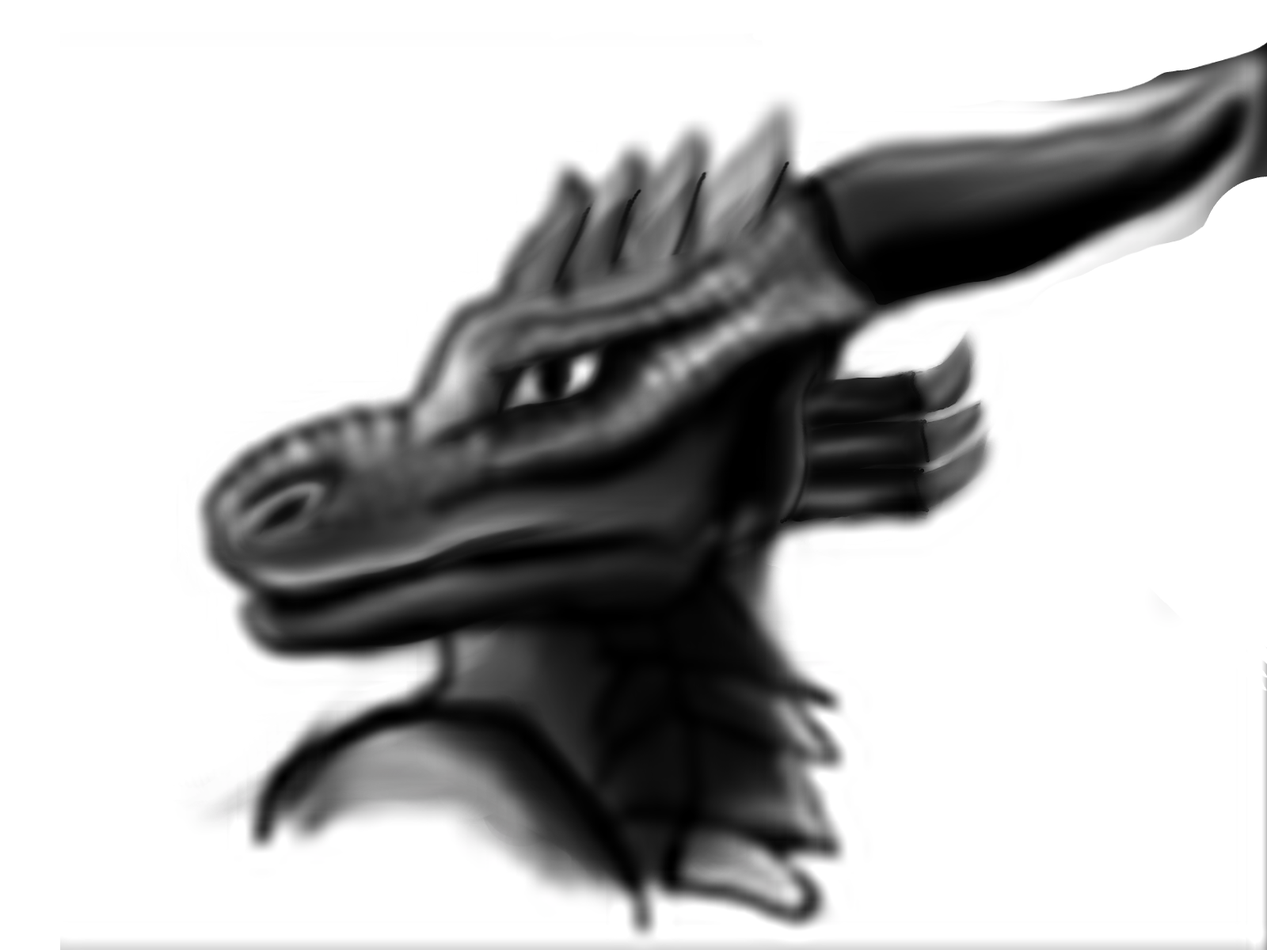
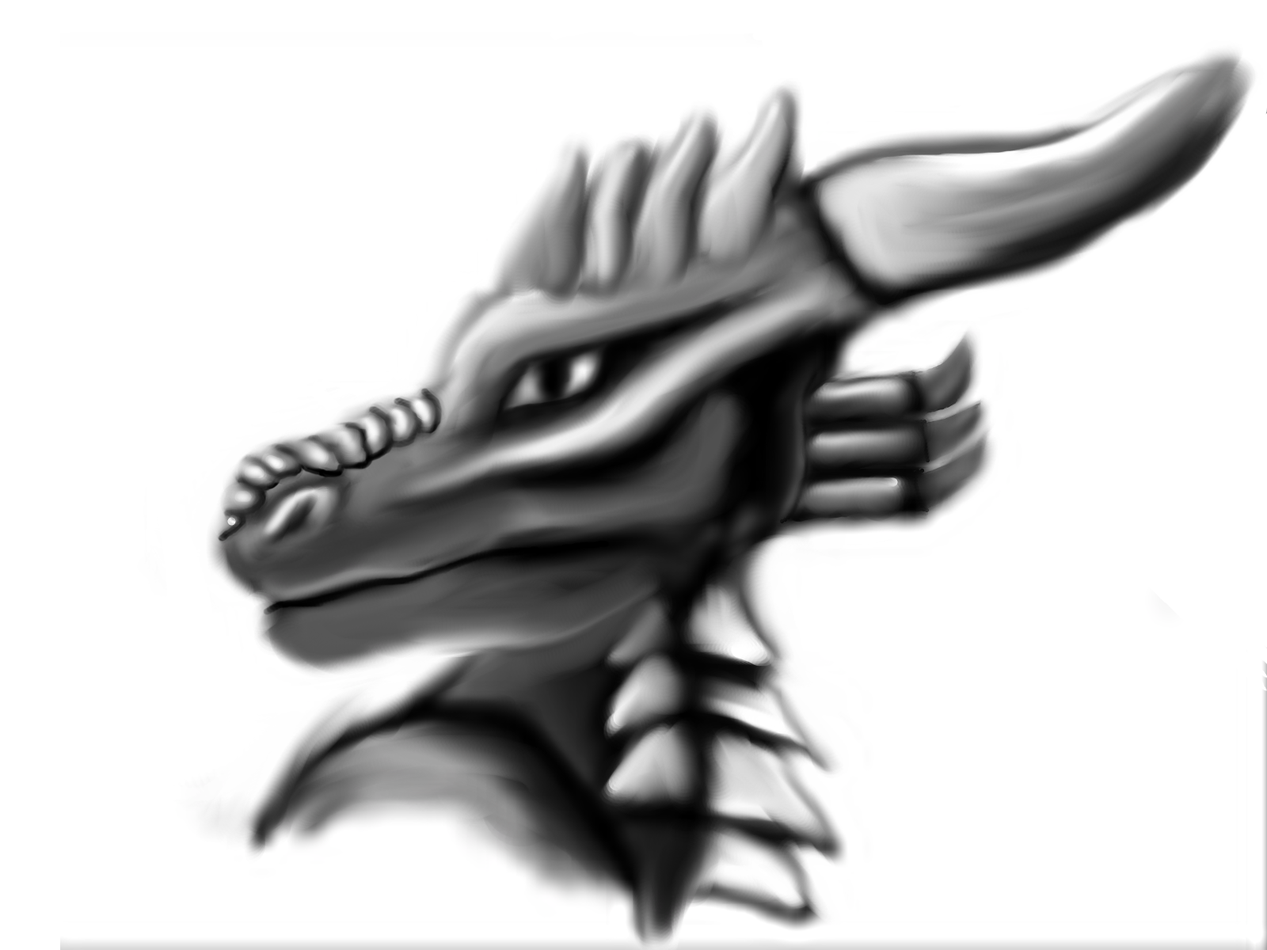
Two versions of the same layered image (1267x950). Layer-by-layer changes:
painted on "Sichtbar" over [144, 41, 1267, 950]
